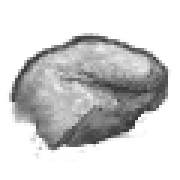
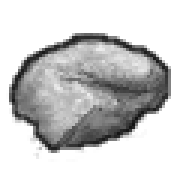
Layered file, before and after one edit (180×180). Changes by layer:
painted on "line" over [left=9, top=33, right=171, bottom=153]
